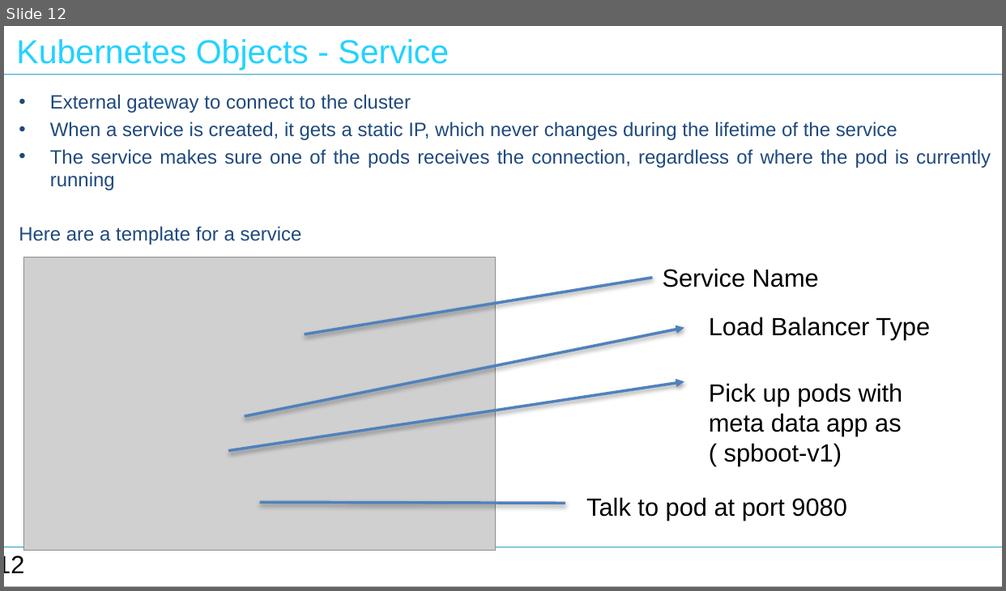
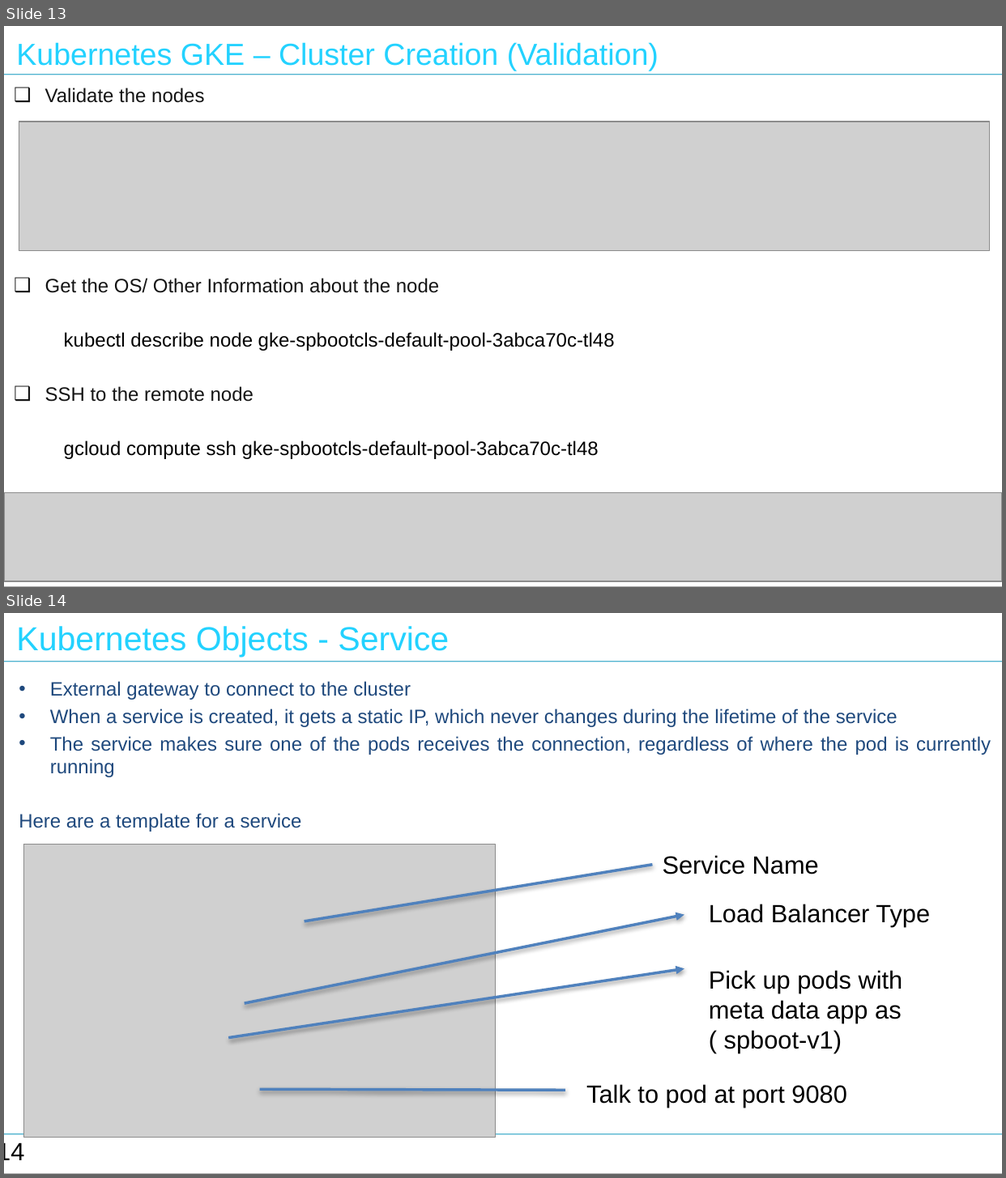
Before and after one commit to nilaybose/minikubedemo, a slide deck: docs/Tech Talk - Kubernetes.pptx. Shown one above the other, each under a label of ours: slide 12 before the commit, slides 13 and 14 after it. The pictures are 1006x591 and 1006x1178 pixels, drawn with LibreOffice and Linux fonts; fonts in the diff are those of the drawing; grey boxes stand for pictures. Boxes give left, top, right and bottom in pixels: in the first picture for what was removed or moved away, otherwise in the second. Text is boxed around its words. In the diff, an @@ line names an element or a change of style, - is before the commit and + after.

```diff
--- a/docs/Tech Talk - Kubernetes.pptx
+++ b/docs/Tech Talk - Kubernetes.pptx
@@ slide 13 added at box(4, 26, 1002, 587), background #FFFFFF; not listed: 3 template elements that a slide beside it also shows @@
@@ text added at box(16, 42, 658, 71), 22 pt, text #23D2FF @@
+Kubernetes GKE – Cluster Creation (Validation)
@@ text added at box(45, 88, 615, 459), 14 pt, text #000000 @@
+❑ Validate the nodes
+❑ Get the OS/ Other Information about the node
+  kubectl describe node gke-spbootcls-default-pool-3abca70c-tl48
+❑ SSH to the remote node
+  gcloud compute ssh gke-spbootcls-default-pool-3abca70c-tl48
@@ picture added at box(19, 122, 989, 250) @@
@@ picture added at box(4, 493, 1002, 582) @@
@@ what was slide 12 is now slide 14 @@
@@ page number at box(4, 1143, 24, 1161): text changed @@
-12
+14
```
Also in this commit, not shown: 4 slides changed, 1 other slide added, 2 other files.
